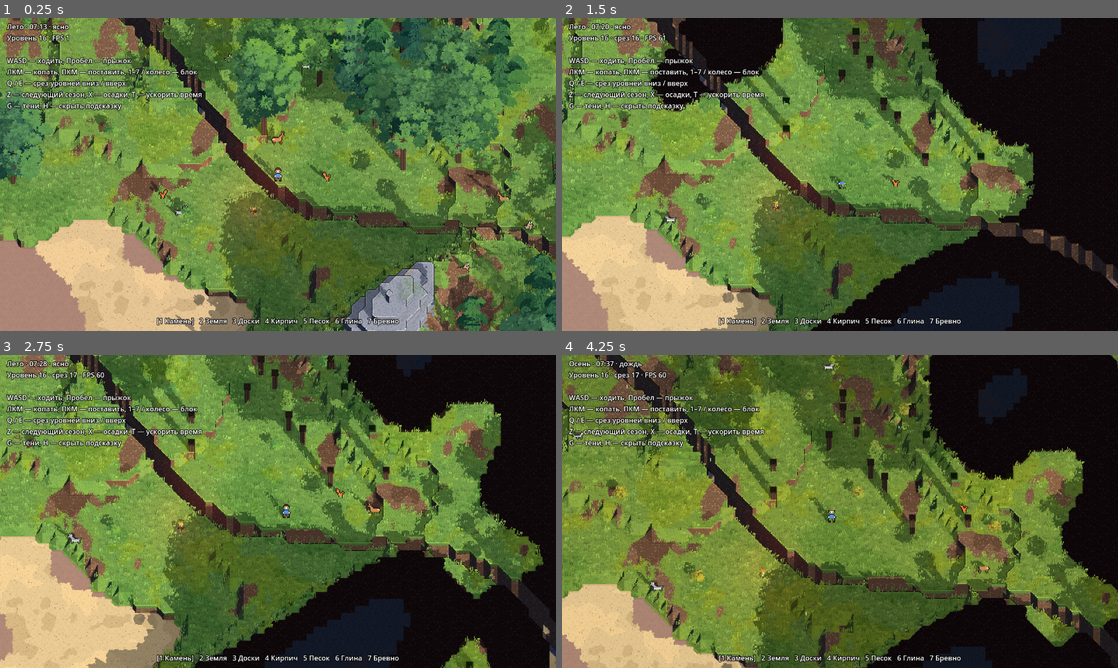
Above: before the commit, frames 1-4 (two rows, left to right).
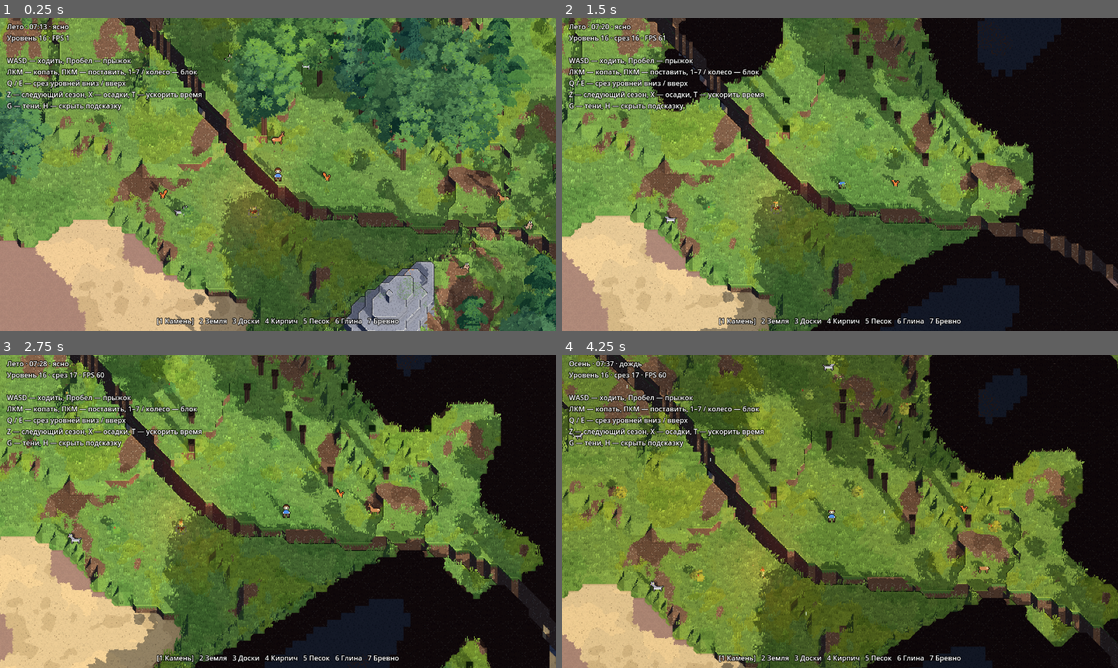
Above: after the commit, the same moments.

Repository: randomboygh/survivium
Game: Godot game, scene res://scenes/main.tscn
Two runs of this game, one before a commit and one after it. Both use one fixed random seed, a clock stepped at 60 frames per second and the inputs below.
Inputs (mouse positions are in pixels of both pictures, inside the frame that each line leads up to):
- Up to frame 1 (0.25 s): no input
- Up to frame 2 (1.5 s): tap Enter at 0.5 s; move the mouse to (962, 158) at 0.52 s; hold D 0.53-1.28 s; tap 1 at 0.6 s; click (962, 158) at 0.67 s; tap Space at 0.77 s; move the mouse to (728, 190) at 1.27 s; hold S from 1.28 s (still down); tap Q at 1.35 s
- Up to frame 3 (2.75 s): tap Space at 1.52 s; move the mouse to (333, 442) at 2.02 s; release S at 2.03 s; hold D from 2.03 s (still down); tap E at 2.1 s
- Up to frame 4 (4.25 s): move the mouse to (812, 574) at 2.77 s; release D at 2.78 s; hold W 2.78-3.53 s; tap Z at 2.85 s; click (812, 574) at 2.92 s; tap Space at 3.02, 3.77 s; move the mouse to (1006, 558) at 3.52 s; hold A from 3.53 s (still down); tap X at 3.6 s

The runs differ from the first frame. In frame 1, 1.6% of the frame differs, in the area x 0-100%, y 0-100%; in frame 2, 0.7%; in frame 3, 1.2%; in frame 4, 2.3%, in the area x 8-100%, y 0-100%.

Commit message:
One shadow per crown instead of a circle per leaf point
A noted tree casts flat shadow discs per level of its crown, each an ellipse
around that level's points, so the shadow is one round mass with a ragged,
wobbly edge rather than a cluster of circles. Leaves falling in autumn and
winter thin the shadow in small specks. Crowns without a noted tree keep the
disc per point.

Co-Authored-By: Claude Opus 5.5 (1M context) <noreply@anthropic.com>
Claude-Session: https://claude.ai/code/session_01B9eRXiBQzpsnRqnwvTmqtD

Diff:
--- a/shaders/leaf_shadow.gdshader
+++ b/shaders/leaf_shadow.gdshader
@@ -1,5 +1,5 @@
-// Shadow-only discs under each leaf cell, so a crown casts a round, leafy shadow
-// whatever the sun's angle. Thins out with the leaves in winter (INSTANCE_CUSTOM.x is
+// Shadow-only discs under crowns (one per level of a tree, see Foliage) and bushes,
+// so a crown casts one round shadow with a ragged edge whatever the sun's angle. Thins out with the leaves in winter (INSTANCE_CUSTOM.x is
 // what the tree does over the year, see leaves_left). Crowns above the
 // cut still cast shadows, like cut terrain does.
 shader_type spatial;
@@ -8,22 +8,25 @@
 #include "res://shaders/common.gdshaderinc"
 
 varying vec3 world_pos;
-varying flat vec3 cell;
 varying flat float kind;
+varying flat float scale;
 
 void vertex() {
 	world_pos = VERTEX;
-	// The same per-cell choice as the leaf clumps, taken once for the whole disc.
-	cell = floor(MODEL_MATRIX[3].xyz);
 	kind = INSTANCE_CUSTOM.x;
+	// Discs of whole crowns are scaled up; their ragged edge stays as wide on the ground.
+	scale = min(length(MODEL_MATRIX[0].xyz), length(MODEL_MATRIX[2].xyz));
 	VERTEX = shear(VERTEX);
 }
 
 void fragment() {
 	vec2 q = UV - 0.5;
 	vec2 texel = floor(world_pos.xz * TEXELS);
-	float r = length(q) + hash12(texel) * 0.12;
-	if (r > 0.5 || hash13(cell) > leaves_left(kind)) {
+	// A ragged outline: a slow wobble of lumps and single leaves along it.
+	float wobble = texture(cloud_noise, world_pos.xz * 0.21).r - 0.5;
+	float r = length(q) + (hash12(texel) * 0.12 + wobble * 0.3) / scale;
+	// Leaves fall in specks of a couple of pixels.
+	if (r > 0.5 || hash12(floor(world_pos.xz * TEXELS / 3.0) + floor(world_pos.y)) > leaves_left(kind)) {
 		discard;
 	}
 	ALBEDO = vec3(0.0);
--- a/src/client/foliage.gd
+++ b/src/client/foliage.gd
@@ -4,8 +4,8 @@
 ## cluster cards cover its open faces, and each card is lit with the normal of the crown
 ## at that spot (away from the middle of the leaves around it), bent toward a few large
 ## bumps, so the light falls on the crown as one mass with some big lumps instead of on
-## each card. Every exposed point of a crown also gets a flat shadow-only disc, so
-## crowns cast round shadows.
+## each card. Under the crown lie flat shadow-only discs, one per level of a tree's
+## crown, so a crown casts one round shadow.
 
 const Mat := preload("res://src/shared/materials.gd")
 const PixelTextures := preload("res://src/client/pixel_textures.gd")
@@ -140,6 +140,9 @@
 			if leaves == 0:
 				continue
 			var tree := _tree_at(trunks, x, z)
+			# Crowns of noted trees cast their shadow as a whole (see _tree_shadows),
+			# others one disc per point.
+			var grown: bool = w.trees.has(tree[0])
 			var looks: Dictionary = Trees.SPECIES[tree[1]]
 			var needles: bool = looks.leaves == Trees.NEEDLES
 			var tints: Array = looks.tints
@@ -206,9 +209,16 @@
 				dark.a = base.a
 				_card(clumps, deep, dn, dark, first_row + DEEP_ROW, rng)
 				nc += 1
-				put(shadows, mid)
-				shadows.append_array([base.a, 0.0, 0.0, 0.0])
-				ns += 1
+				if not grown:
+					put(shadows, mid)
+					shadows.append_array([base.a, 0.0, 0.0, 0.0])
+					ns += 1
+	# Trees whose trunks stand in this chunk cast one shadow per level of their crown.
+	var wide := _trunks_near(w, x0 - TREE_REACH, z0 - TREE_REACH, x1 + TREE_REACH, z1 + TREE_REACH)
+	for t in trunks:
+		var at: Vector2i = t[0]
+		if at.x >= x0 and at.x < x1 and at.y >= z0 and at.y < z1:
+			ns += _tree_shadows(w, t, wide, shadows)
 	return {"grass": [ng, grass], "clumps": [nc, clumps], "shadows": [ns, shadows]}
 
 
@@ -267,6 +277,46 @@
 	return found
 
 
+## Appends flat shadow discs for the crown of tree `t` ([column, species, hash], see
+## _trunks_near), one per level of its points, each an ellipse around the points of
+## that level, so the crown casts one round shadow instead of a cluster of circles.
+## `trunks` are the trees around, to tell which points belong to `t`. Returns the
+## number of discs.
+static func _tree_shadows(w, t: Array, trunks: Array, buf: PackedFloat32Array) -> int:
+	var at: Vector2i = t[0]
+	var looks: Dictionary = Trees.SPECIES[t[1]]
+	var kind := EVERGREEN if looks.leaves == Trees.NEEDLES else (GOES_BARE if _goes_bare(t[2], t[1]) else KEEPS_LEAVES)
+	# Per level: min x, max x, min z, max z of the points.
+	var levels := {}
+	for dz in range(-TREE_REACH, TREE_REACH + 1, 2):
+		for dx in range(-TREE_REACH, TREE_REACH + 1, 2):
+			var x := at.x + dx
+			var z := at.y + dz
+			if x < 0 or z < 0 or x >= w.size_x or z >= w.size_z:
+				continue
+			var leaves: int = w.leaf_cols[z * w.size_x + x] & EVEN_LEVELS
+			if leaves == 0 or _tree_at(trunks, x, z)[0] != at:
+				continue
+			while leaves != 0:
+				var bit := leaves & -leaves
+				leaves ^= bit
+				var y := WorldData.level_of(bit)
+				if levels.has(y):
+					var b: Array = levels[y]
+					levels[y] = [mini(b[0], x), maxi(b[1], x), mini(b[2], z), maxi(b[3], z)]
+				else:
+					levels[y] = [x, x, z, z]
+	for y in levels:
+		var b: Array = levels[y]
+		# Each point fills the cells around it, one on either side.
+		var c := Vector3((b[0] + b[1]) * 0.5 + 0.5, y + 0.5, (b[2] + b[3]) * 0.5 + 0.5) * CELL
+		var wx: float = (b[1] - b[0] + 3) * CELL * 1.05 / SHADOW_DISC
+		var wz: float = (b[3] - b[2] + 3) * CELL * 1.05 / SHADOW_DISC
+		buf.append_array([wx, 0.0, 0.0, c.x, 0.0, 1.0, 0.0, c.y, 0.0, 0.0, wz, c.z])
+		buf.append_array([kind, 0.0, 0.0, 0.0])
+	return levels.size()
+
+
 ## Whether the tree on column `at` drops all its leaves in winter (the others of a
 ## deciduous species keep dry leaves under snow caps).
 static func goes_bare(at: Vector2i, species: int) -> bool:
